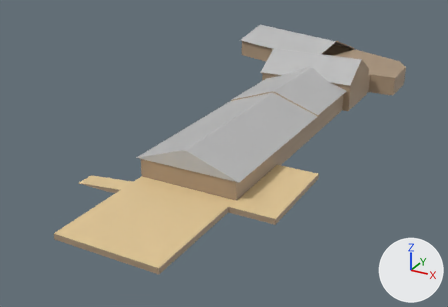
An edit to the Blender file tracks/local/harbor/sej_pavillion.blend, drawn before and after from the same camera.
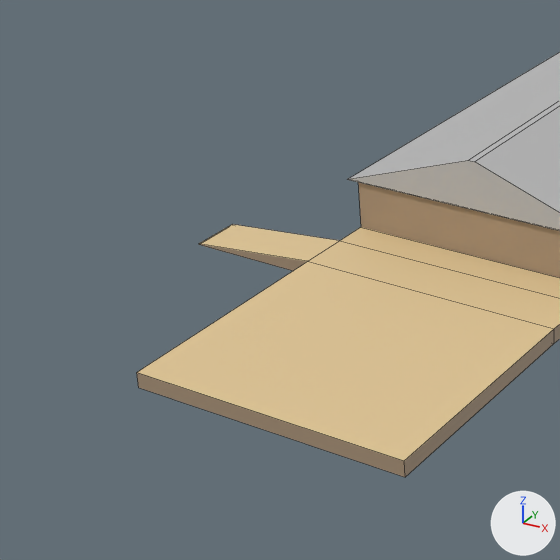
There are two pictures of each version: one whole from a 50 mm camera at (30.7, -89.8, 29.7) aimed at (-6.6, -22.1, -4.1), one close up on the part from 0% to 49% of the width and 28% to 100% of the height. Arrows for +X, +Y and +Z are at lower right; the lights stay in place. The older version's two pictures come first. The close-ups show mesh edges as thin lines.

Names of what the first close-up shows: 'SEJPavillion'.
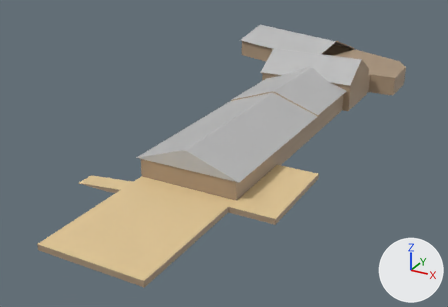
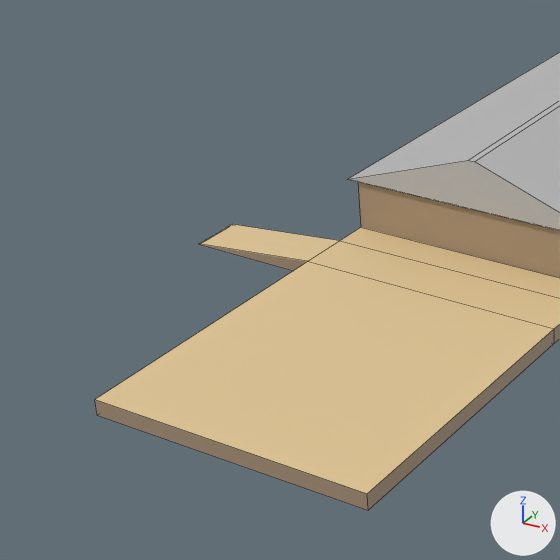
The edits, one by one:
me_cube_002 is used by ob_sejpavillion; location (0.0, 0.0, 0.0).
Before the commit, vertices of me_cube_002: 176 (-6.1, -54.8, 0.0) at pixel (138, 387), 177 (-6.1, -54.8, 0.6) at pixel (136, 372), 180 (5.3, -54.8, 0.0) at pixel (405, 477), 181 (5.3, -54.8, 0.6) at pixel (404, 460).
me_cube_002 had 208 vertices, 191 faces and spanned x -21.5..10.3, y -54.8..21.0, z 0.0..6.4.
me_cube_002 now has 208 vertices, 191 faces and spans x -21.5..10.3, y -56.8..21.0, z 0.0..6.4.
Part 1, on me_cube_002:
Vertices 176, 177, 180, 181 of me_cube_002 move by (0.0, -2.0, 0.0).

What differs and where, as boxes [x1, y1, x2, y2] in the close-ups (560 x 560 px; the box of a moved part takes in the faces that stretch with it):
'SEJPavillion', reshaped
    before: [137, 52, 560, 477]
    after: [95, 52, 560, 510]
part 1 of me_cube_002, moved or reshaped
    before: [137, 262, 554, 477]
    after: [95, 262, 554, 510]
